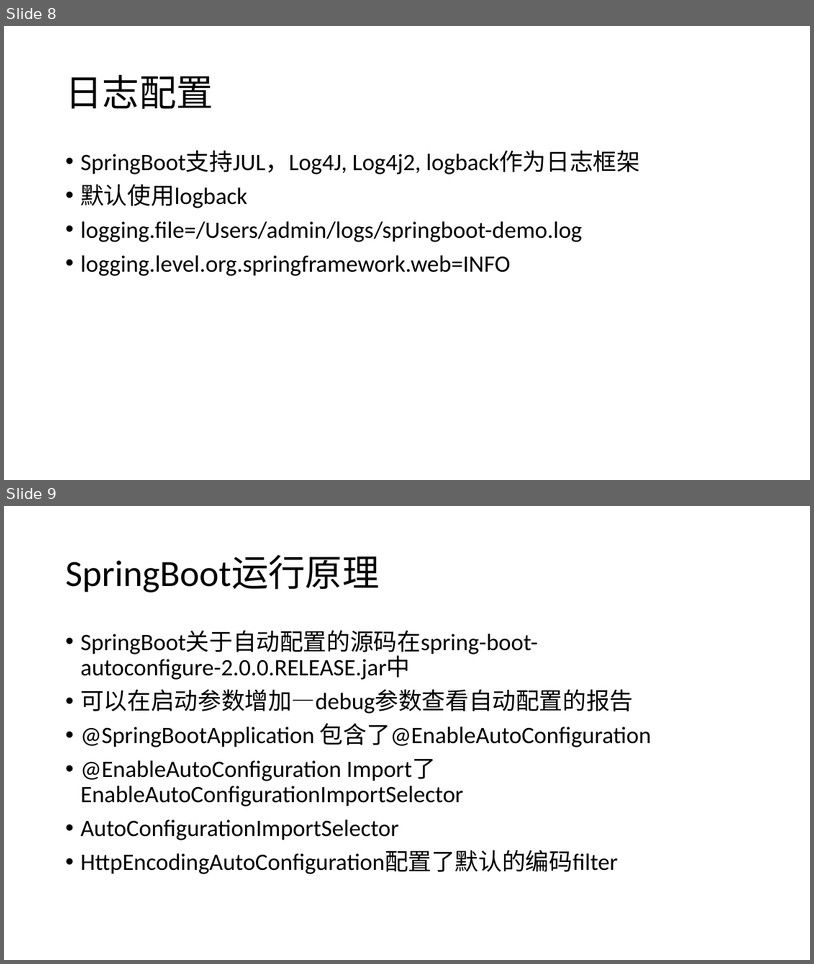
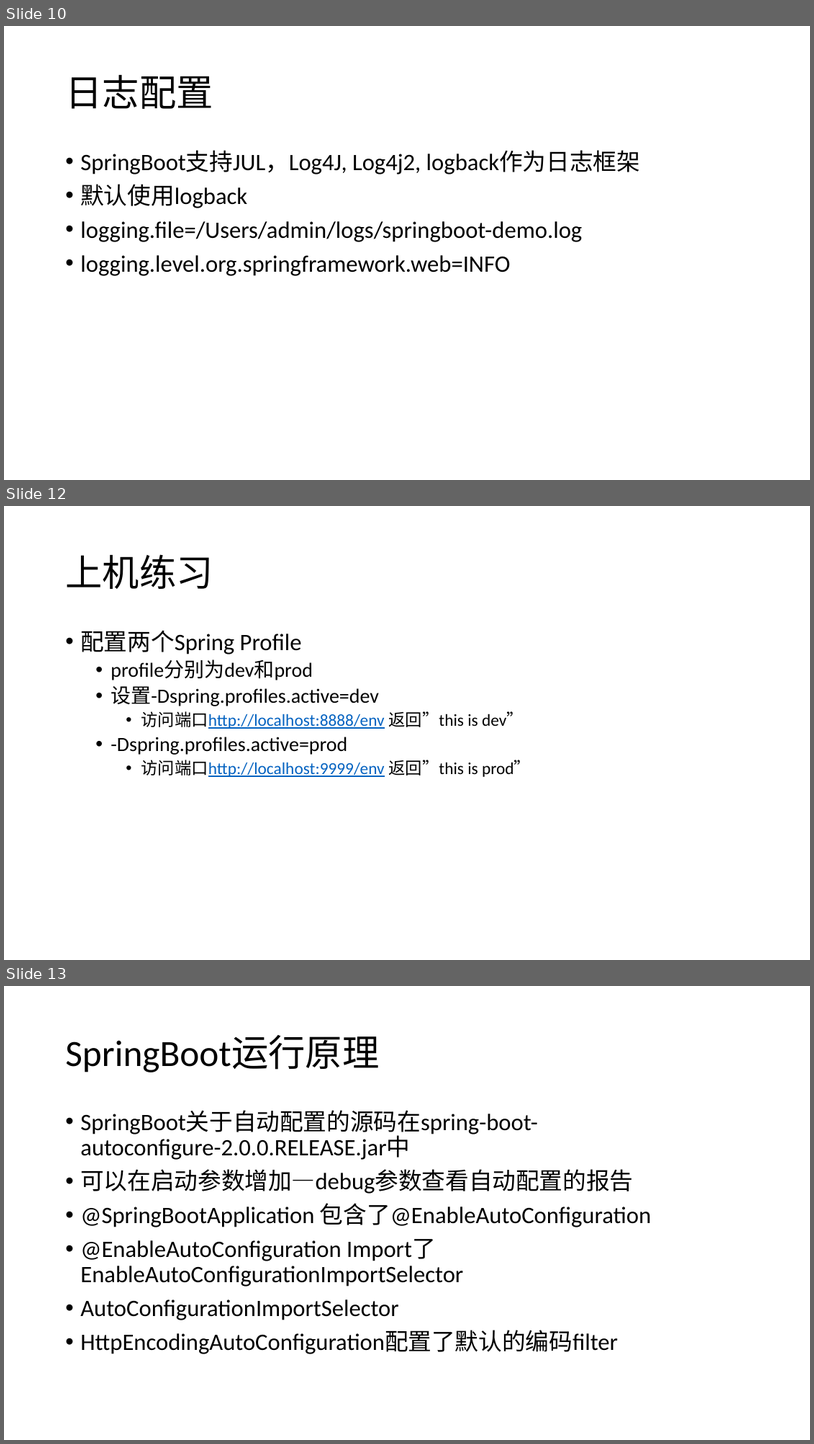
Before and after one commit to airuitian/MicroService, a slide deck: springboot/SpringBoot-2.pptx. Shown one above the other, each under a label of ours: slides 8 and 9 before the commit, slides 10, 12 and 13 after it; the slides between them are not shown. The pictures are 814x964 and 814x1444 pixels, drawn with LibreOffice and Linux fonts; fonts in the diff are those of the drawing. Boxes give left, top, right and bottom in pixels: in the first picture for what was removed or moved away, otherwise in the second. Text is boxed around its words. In the diff, an @@ line names an element or a change of style, - is before the commit and + after.

```diff
--- a/springboot/SpringBoot-2.pptx
+++ b/springboot/SpringBoot-2.pptx
@@ slide 12 added at (x1=4, y1=506, x2=810, y2=960), background #FFFFFF @@
@@ title added at (x1=65, y1=554, x2=213, y2=589), 44 pt, text #000000 @@
+上机练习
@@ text added at (x1=80, y1=630, x2=531, y2=777), 20 pt, text #000000 @@
+• 配置两个Spring Profile
+  • profile分别为dev和prod
+  • 设置-Dspring.profiles.active=dev
+    • 访问端口http://localhost:8888/env 返回”this is dev”
+  • -Dspring.profiles.active=prod
+    • 访问端口http://localhost:9999/env 返回”this is prod”
@@ what was slide 8 is now slide 10 @@
@@ what was slide 9 is now slide 13 @@
```
Also in this commit, not shown: 2 slides changed, 3 other slides added, 21 other files.
